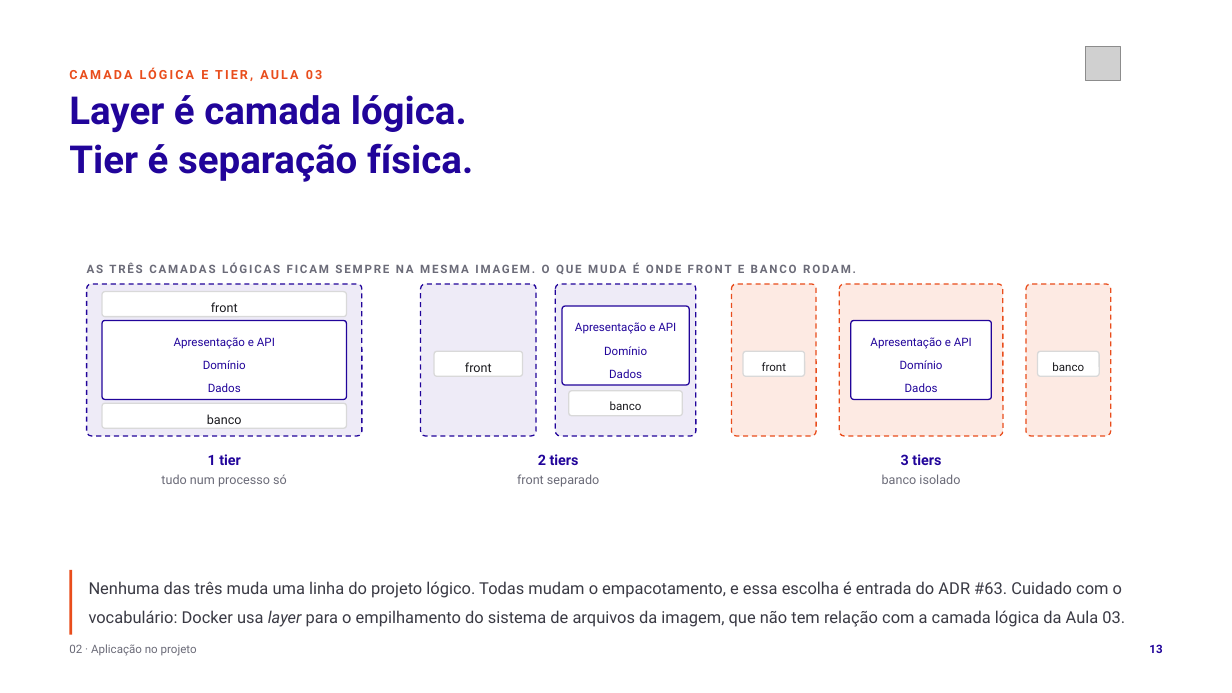
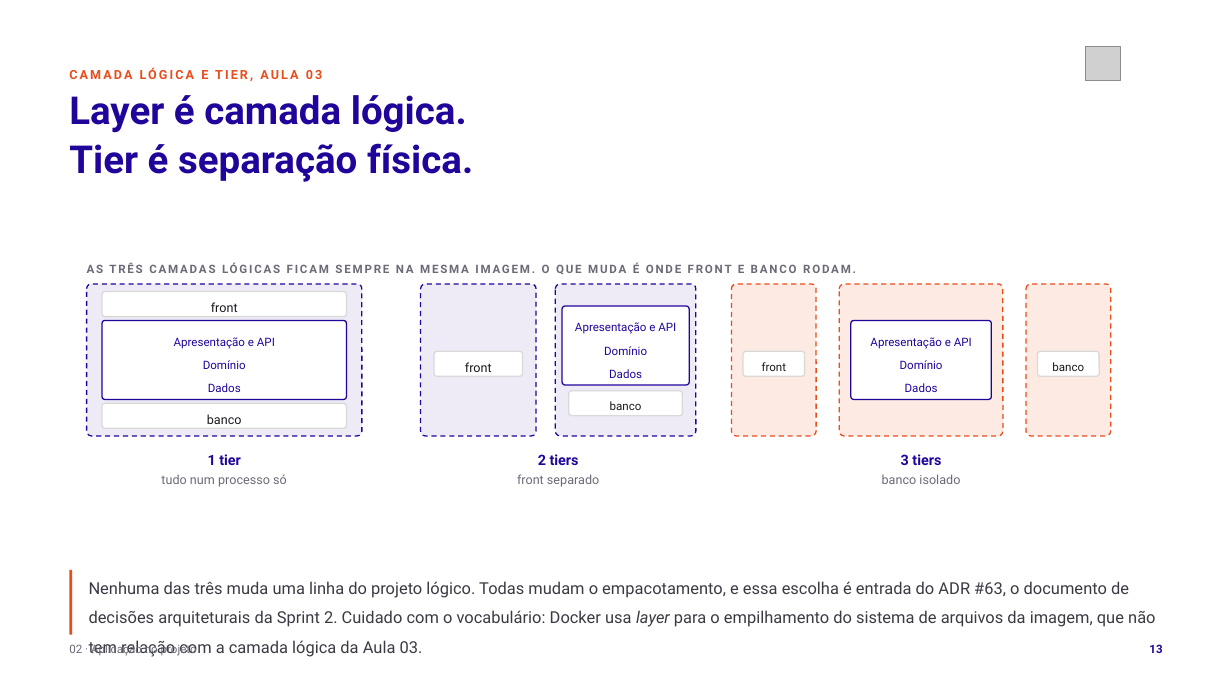
Before and after one commit to tcpassos/invite-app, a slide deck: slide 13 of trabalhos/T1-Docker-Invite-People.pptx. Drawn at 1232x693 pixels with LibreOffice and Linux fonts; fonts in the diff are those of the drawing; grey boxes stand for pictures. Boxes give left, top, right and bottom in pixels: in the first picture for what was removed or moved away, otherwise in the second. Text is boxed around its words. In the diff, an @@ line names an element or a change of style, - is before the commit and + after.

```diff
--- a/trabalhos/T1-Docker-Invite-People.pptx
+++ b/trabalhos/T1-Docker-Invite-People.pptx
@@ text at [89,581,1155,657]: text changed @@
-Nenhuma das três muda uma linha do projeto lógico. Todas mudam o empacotamento, e essa escolha é entrada do ADR #63. Cuidado com o vocabulário: Docker usa layer para o empilhamento do sistema de arquivos da imagem, que não tem relação com a camada lógica da Aula 03.
+Nenhuma das três muda uma linha do projeto lógico. Todas mudam o empacotamento, e essa escolha é entrada do ADR #63, o documento de decisões arquiteturais da Sprint 2. Cuidado com o vocabulário: Docker usa layer para o empilhamento do sistema de arquivos da imagem, que não tem relação com a camada lógica da Aula 03.
```
Also in this commit, not shown: 7 other slides changed, 12 other files.
